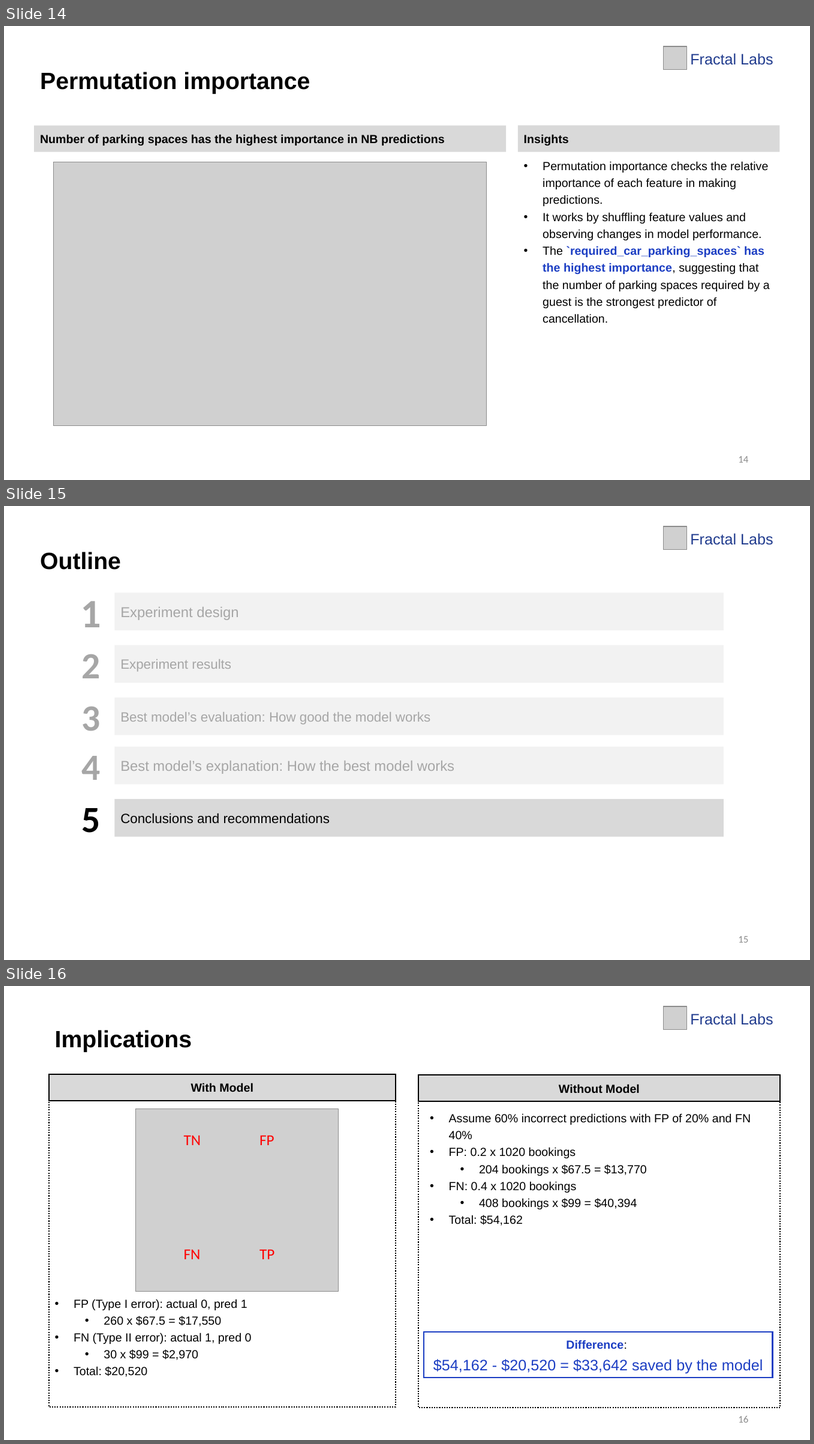
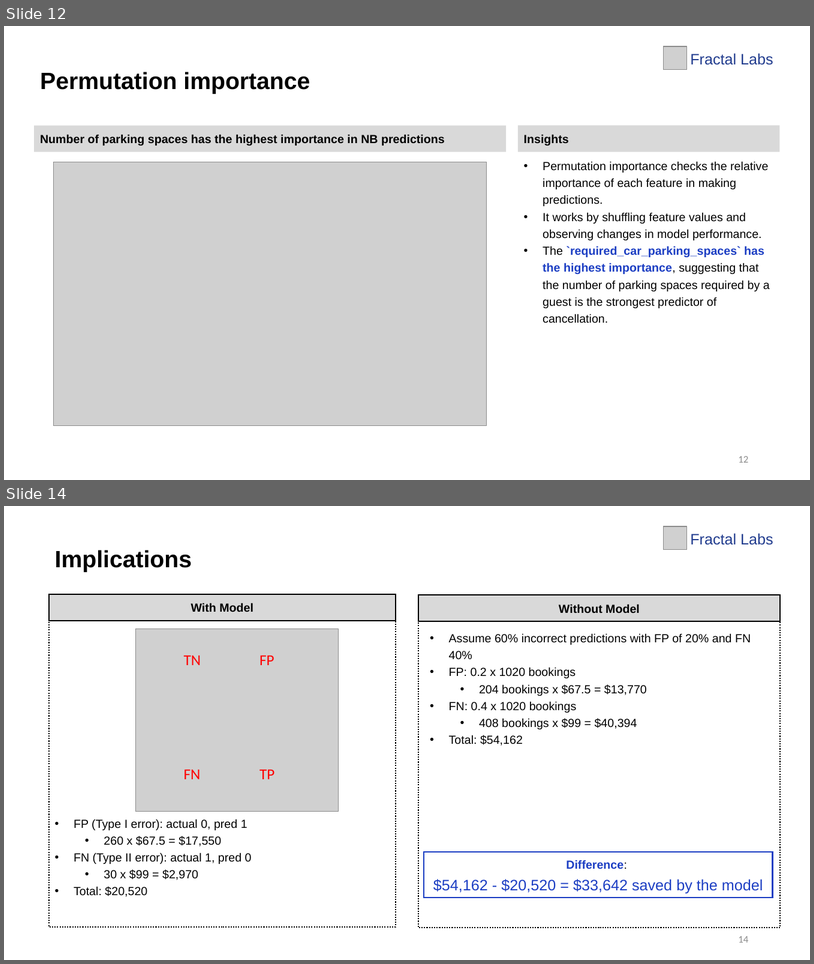
Before and after one commit to LingAdeu/hotel-booking-cancelation-prediction, a slide deck: docs/hotel-cancellation.pptx. Shown one above the other, each under a label of ours: slides 14, 15 and 16 before the commit, slides 12 and 14 after it; the slides between them are not shown. The pictures are 814x1444 and 814x964 pixels, drawn with LibreOffice and Linux fonts; fonts in the diff are those of the drawing; grey boxes stand for pictures. Boxes give left, top, right and bottom in pixels: in the first picture for what was removed or moved away, otherwise in the second. Text is boxed around its words. In the diff, an @@ line names an element or a change of style, - is before the commit and + after.

```diff
--- a/docs/hotel-cancellation.pptx
+++ b/docs/hotel-cancellation.pptx
@@ slide 15 removed at <box>4,506,810,960</box>, background #FFFFFF @@
@@ picture removed at <box>664,526,687,550</box> @@
@@ text removed at <box>690,533,774,545</box> @@
-Fractal Labs
@@ title removed at <box>40,552,121,570</box> @@
-Outline
@@ rectangle removed at <box>115,592,724,630</box> @@
-Experiment design
@@ text removed at <box>81,601,101,627</box> @@
-1
@@ rectangle removed at <box>115,645,724,682</box> @@
-Experiment results
@@ text removed at <box>81,654,100,678</box> @@
-2
@@ rectangle removed at <box>115,697,724,735</box> @@
-Best model’s evaluation: How good the model works
@@ text removed at <box>81,706,100,730</box> @@
-3
@@ text removed at <box>81,756,100,780</box> @@
-4
@@ rectangle removed at <box>115,747,724,784</box> @@
-Best model’s explanation: How the best model works
@@ text removed at <box>81,808,100,832</box> @@
-5
@@ rectangle removed at <box>115,799,724,837</box> @@
-Conclusions and recommendations
@@ page number removed at <box>738,936,749,942</box> @@
-15
@@ what was slide 14 is now slide 12 @@
@@ page number at <box>738,456,749,462</box>: text changed @@
-14
+12
@@ what was slide 16 is now slide 14 @@
@@ page number at <box>738,936,749,942</box>: text changed @@
-16
+14
```
Also in this commit, not shown: 7 slides changed, 1 other slide removed, 3 other files.
